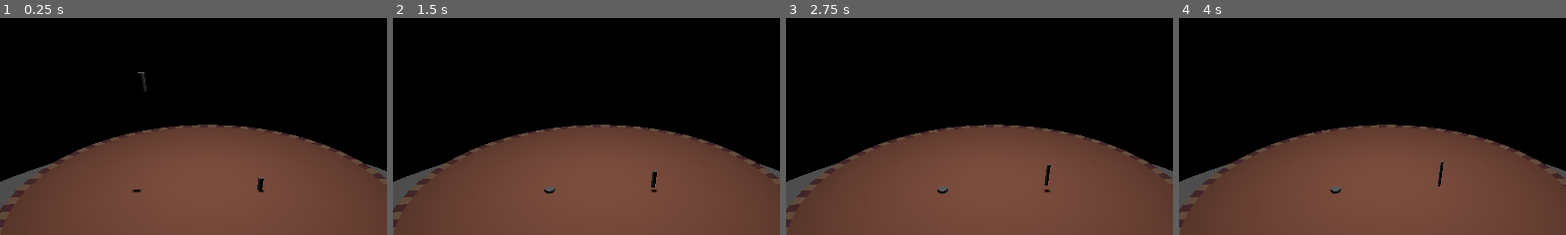
Above: before the commit, frames 1-4 (left to right).
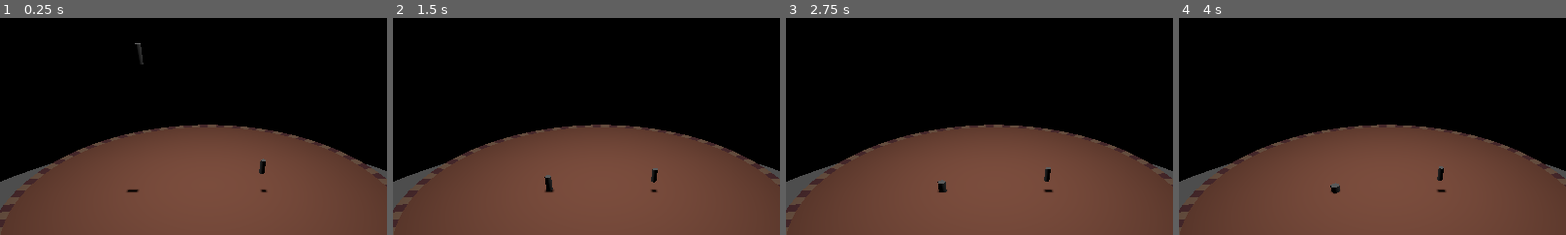
Above: after the commit, the same moments.

Repository: proximadams/Lucky-Erik-Alex-Jam-2025
Game: Godot game, scene res://World.tscn
The game is run twice, just before and just after one commit, with the same random seed, the same clock (stepped at 60 frames per second) and the same inputs.
Inputs:
- Up to frame 1 (0.25 s): no input
- Up to frame 2 (1.5 s): no input
- Up to frame 3 (2.75 s): no input
- Up to frame 4 (4 s): no input
The pictures show only the part of the screen within x 23-73%, y 0-50%; the shares and areas given below are measured in that part.

The runs differ from the first frame. In frame 1, 0.4% of the frame differs, in the area x 32-69%, y 11-81%; in frame 2, 0.2%; in frame 3, 0.2%; in frame 4, 0.2%.

Commit message:
fix function call name bug & tweak movement

Diff:
--- a/Player/player.gd
+++ b/Player/player.gd
@@ -17,8 +17,7 @@
 var bounceSmall1SoundRes = load('res://SoundEffects/BounceSmall1Sound.tscn')
 
 const SPEED = 10.0
-const GRAVITY_SPEED = 10.0
-const JUMP_VELOCITY = 5.0
+const GRAVITY_SPEED = 5.0
 const JUMP_GRACE_WINDOW_TIME = 0.4
 const MAX_JUMPS = 3
 
@@ -97,9 +96,9 @@
 
 # awful function.
 func _calc_jumping_velocity():
-	velocity.x = (rotation.z * -jumpVelocity)
+	velocity.x = (rotation.z * -jumpVelocity * 0.5)
 	velocity.y = jumpVelocity
-	velocity.z = (rotation.x * jumpVelocity)
+	velocity.z = (rotation.x * jumpVelocity * 0.5)
 
 # x/z swap is intentional
 func _calc_bouncing_velocity():
